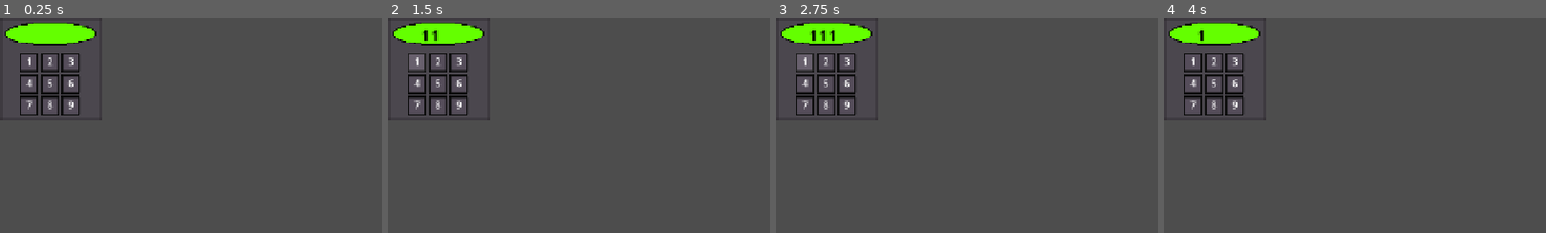
Above: before the commit, frames 1-4 (left to right).
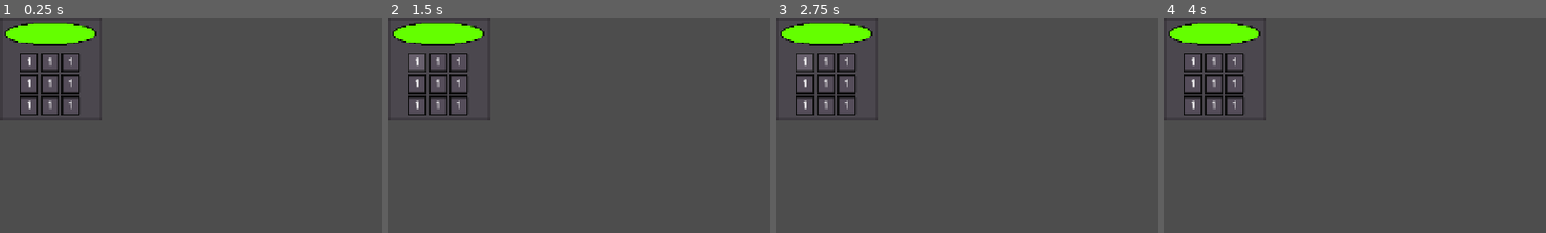
Above: after the commit, the same moments.

Repository: MisterIXI/godot-wildjam-98
Game: Godot game, scene res://scenes/modules/module_keypad.tscn
The game is run twice, just before and just after one commit, with the same random seed, the same clock (stepped at 60 frames per second) and the same inputs. This scene is started directly instead of the project's main scene. Sound files missing from this copy of the repository are replaced by a short silence.
Inputs (mouse positions are % of the whole screen's width and height, from its top left):
- Up to frame 1 (0.25 s): no input
- Up to frame 2 (1.5 s): click (3, 10) at 0.52 s; click (3, 10) at 1.27 s
- Up to frame 3 (2.75 s): click (3, 10) at 2.02 s
- Up to frame 4 (4 s): tap Enter at 2.75 s; move the mouse to (72, 45) at 2.77 s; press the mouse at (72, 45) at 2.78 s; release the mouse at (72, 45) at 3.5 s; tap Space at 3.5 s; drag from (30, 55) to (45, 70) at 3.52 s
The pictures show only the part of the screen within x 0-50%, y 0-50%; the shares and areas given below are measured in that part.

The runs differ from the first frame. In frame 1, 0.3% of the frame differs, in the area x 6-20%, y 18-43%; in frame 2, 0.4%; in frame 3, 0.5%, in the area x 6-20%, y 5-43%; in frame 4, 0.4%.

Commit message:
Added smaller Keypad

Diff:
--- a/space-ship-support/scenes/menu/game_over.tscn
+++ b/space-ship-support/scenes/menu/game_over.tscn
@@ -80,7 +80,7 @@
 
 [node name="Label2" type="Label" parent="Window/ContentMarginContainer/VBoxContainer" unique_id=1946881942]
 layout_mode = 2
-text = "it is with regret that we inform you that we have decided to terminate your employment, effective immediately. Below you.."
+text = "it is with regret that we inform you that we have decided to terminate your employment, effective immediately. Below you..."
 autowrap_mode = 2
 
 [node name="Lorem Ipsum" type="Label" parent="Window/ContentMarginContainer/VBoxContainer" unique_id=1564242950]
--- a/space-ship-support/scenes/modules/button.gd
+++ b/space-ship-support/scenes/modules/button.gd
@@ -1,11 +1,12 @@
-extends TextureRect
-@onready var module_keypad: Control = $"../../.."
-@onready var label: Label = $Label
+extends Button
+
+@onready var mod_fix_keypad: ShipModule = $"../../../../.."
+
 
 @export var nummber = 1
 
-func _ready() -> void:
-	label.text = str(nummber)
 
-func _on_button_button_down() -> void:
-	module_keypad.add_nummber(nummber)
+
+
+func _on_button_down() -> void:
+	mod_fix_keypad.add_nummber(nummber)
--- /dev/null
+++ b/space-ship-support/scenes/modules/troubleshoot/mod_fix_keypad.gd
@@ -0,0 +1,29 @@
+extends ShipModule
+
+@export var label: Label
+
+@export var correct = "1234"
+var current_nummber = null
+var nummber_nummber
+var finished = false
+
+
+func add_nummber(nummber):
+	if finished == false:
+		print("nummer " + str(nummber))
+
+		if current_nummber == null:
+			current_nummber = str(nummber)
+		else:
+			current_nummber = current_nummber + str(nummber)
+		print(str(current_nummber))
+		label.text = current_nummber
+		nummber_nummber = label.get_total_character_count()
+
+		if nummber_nummber >= 4 and current_nummber != correct:
+			current_nummber = null
+			label.text = ""
+			print("wrong")
+		elif current_nummber == correct:
+			print("correct")
+			finished = true
--- /dev/null
+++ b/space-ship-support/scenes/modules/troubleshoot/mod_fix_keypad.tscn
@@ -0,0 +1,103 @@
+[gd_scene format=3 uid="uid://dada8b80t76qe"]
+
+[ext_resource type="Script" uid="uid://cem04u5gawdmp" path="res://scenes/modules/troubleshoot/mod_fix_keypad.gd" id="1_8b2fb"]
+[ext_resource type="Texture2D" uid="uid://d33n1qrupesbq" path="res://assets/9slice_base.png" id="1_wectt"]
+[ext_resource type="PackedScene" uid="uid://dv6a25hrgllyq" path="res://scenes/modules/troubleshoot/mod_fix_keypad_Button.tscn" id="3_01en0"]
+
+[node name="ModFixKeypad" type="Control" unique_id=420429065 node_paths=PackedStringArray("label")]
+layout_mode = 3
+anchors_preset = 15
+anchor_right = 1.0
+anchor_bottom = 1.0
+offset_right = -1180.0
+offset_bottom = -620.0
+grow_horizontal = 2
+grow_vertical = 2
+script = ExtResource("1_8b2fb")
+label = NodePath("MarginContainer/VBoxContainer/Label/Panel/Output")
+
+[node name="TextureRect" type="TextureRect" parent="." unique_id=1565738316]
+layout_mode = 0
+offset_right = 100.0
+offset_bottom = 100.0
+texture = ExtResource("1_wectt")
+
+[node name="MarginContainer" type="MarginContainer" parent="." unique_id=1721512030]
+layout_mode = 0
+offset_left = 11.0
+offset_top = 9.0
+offset_right = 89.0
+offset_bottom = 90.0
+
+[node name="VBoxContainer" type="VBoxContainer" parent="MarginContainer" unique_id=1999250153]
+layout_mode = 2
+
+[node name="Label" type="Label" parent="MarginContainer/VBoxContainer" unique_id=1547407263]
+layout_mode = 2
+theme_override_font_sizes/font_size = 13
+horizontal_alignment = 1
+vertical_alignment = 1
+
+[node name="Panel" type="Panel" parent="MarginContainer/VBoxContainer/Label" unique_id=1306729406]
+modulate = Color(0.24788779, 0.9999997, 0.22440794, 1)
+layout_mode = 0
+offset_left = 24.0
+offset_top = 2.0
+offset_right = 55.0
+offset_bottom = 20.0
+
+[node name="Output" type="Label" parent="MarginContainer/VBoxContainer/Label/Panel" unique_id=1322837885]
+layout_mode = 0
+theme_override_font_sizes/font_size = 13
+
+[node name="HBoxContainer" type="HBoxContainer" parent="MarginContainer/VBoxContainer" unique_id=758817475]
+layout_mode = 2
+alignment = 1
+
+[node name="GridContainer" type="GridContainer" parent="MarginContainer/VBoxContainer/HBoxContainer" unique_id=88718021]
+layout_mode = 2
+offset_transform_enabled = true
+columns = 3
+
+[node name="Button1" parent="MarginContainer/VBoxContainer/HBoxContainer/GridContainer" unique_id=546023629 instance=ExtResource("3_01en0")]
+layout_mode = 2
+
+[node name="Button2" parent="MarginContainer/VBoxContainer/HBoxContainer/GridContainer" unique_id=23226931 instance=ExtResource("3_01en0")]
+layout_mode = 2
+text = "2"
+nummber = 2
+
+[node name="Button3" parent="MarginContainer/VBoxContainer/HBoxContainer/GridContainer" unique_id=350798319 instance=ExtResource("3_01en0")]
+layout_mode = 2
+text = "3"
+nummber = 3
+
+[node name="Button4" parent="MarginContainer/VBoxContainer/HBoxContainer/GridContainer" unique_id=202256324 instance=ExtResource("3_01en0")]
+layout_mode = 2
+text = "4"
+nummber = 4
+
+[node name="Button5" parent="MarginContainer/VBoxContainer/HBoxContainer/GridContainer" unique_id=1341032487 instance=ExtResource("3_01en0")]
+layout_mode = 2
+text = "5"
+nummber = 5
+
+[node name="Button6" parent="MarginContainer/VBoxContainer/HBoxContainer/GridContainer" unique_id=492329405 instance=ExtResource("3_01en0")]
+layout_mode = 2
+text = "6"
+nummber = 6
+
+[node name="Button7" parent="MarginContainer/VBoxContainer/HBoxContainer/GridContainer" unique_id=401578357 instance=ExtResource("3_01en0")]
+layout_mode = 2
+text = "7"
+nummber = 7
+
+[node name="Button8" parent="MarginContainer/VBoxContainer/HBoxContainer/GridContainer" unique_id=1951530314 instance=ExtResource("3_01en0")]
+layout_mode = 2
+text = "8"
+nummber = 8
+
+[node name="Button9" parent="MarginContainer/VBoxContainer/HBoxContainer/GridContainer" unique_id=270702775 instance=ExtResource("3_01en0")]
+layout_mode = 2
+text = "9"
+nummber = 9
--- /dev/null
+++ b/space-ship-support/scenes/modules/troubleshoot/mod_fix_keypad_Button.tscn
@@ -0,0 +1,11 @@
+[gd_scene format=3 uid="uid://dv6a25hrgllyq"]
+
+[ext_resource type="Script" uid="uid://dgfm83164ff3f" path="res://scenes/modules/button.gd" id="1_r4h5m"]
+
+[node name="Button1" type="Button" unique_id=546023629]
+offset_transform_enabled = true
+theme_override_font_sizes/font_size = 5
+text = "1"
+script = ExtResource("1_r4h5m")
+
+[connection signal="button_down" from="." to="." method="_on_button_down"]
Not shown, added: space-ship-support/scenes/modules/troubleshoot/mod_fix_keypad.gd.uid
